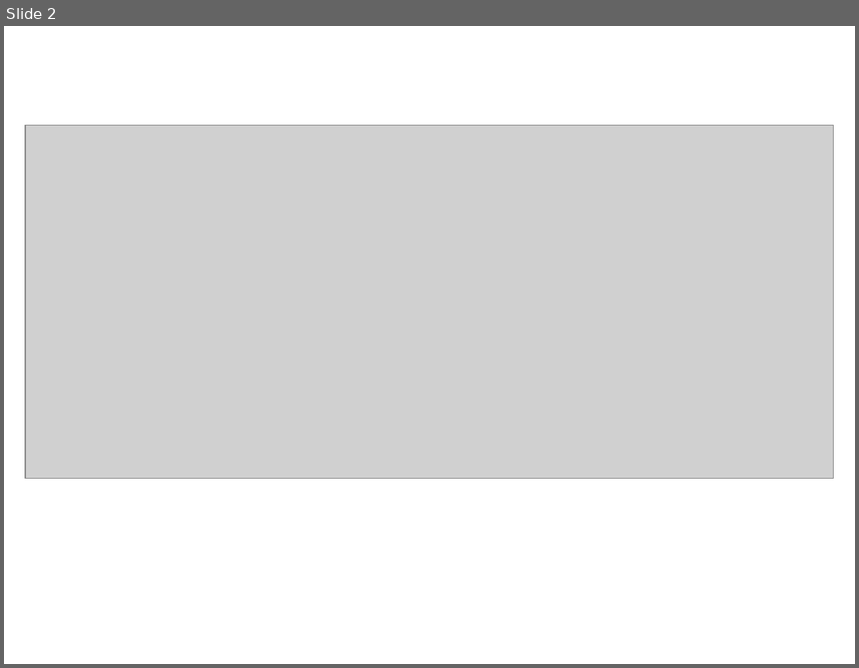
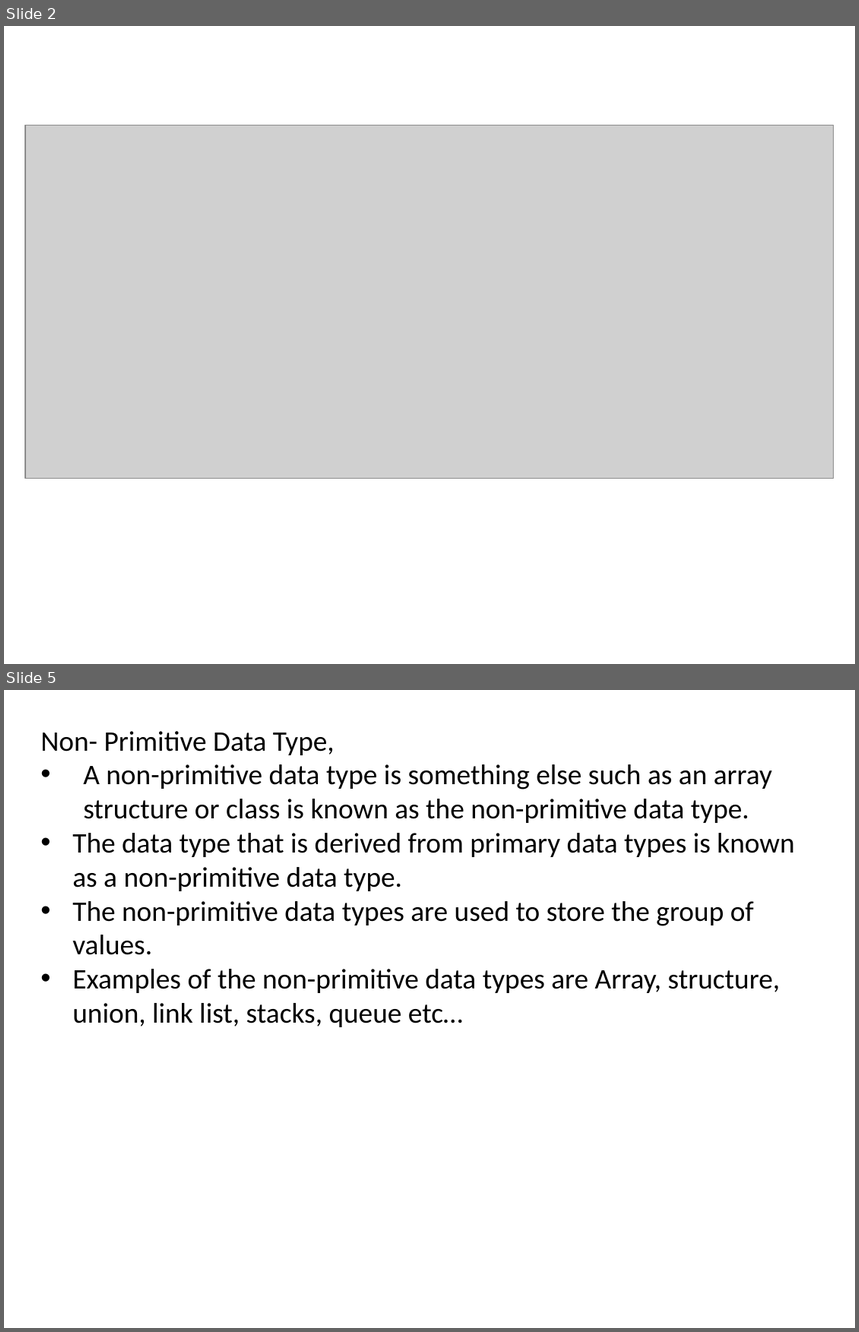
Before and after one commit to Patwaris/DotNetFullStack, a slide deck: Dotnet_framework.pptx. Shown one above the other, each under a label of ours: slide 2 before the commit, slides 2 and 5 after it; the slides between them are not shown. The pictures are 859x668 and 859x1332 pixels, drawn with LibreOffice and Linux fonts; fonts in the diff are those of the drawing; grey boxes stand for pictures. Boxes give left, top, right and bottom in pixels: in the first picture for what was removed or moved away, otherwise in the second. Text is boxed around its words. In the diff, an @@ line names an element or a change of style, - is before the commit and + after.

```diff
--- a/Dotnet_framework.pptx
+++ b/Dotnet_framework.pptx
@@ slide 5 added at <box>4,690,855,1328</box>, background #FFFFFF @@
@@ text added at <box>40,731,794,1027</box>, 24 pt, text #000000 @@
+Non- Primitive Data Type,
+• A non-primitive data type is something else such as an array structure or class is known as the non-primitive data type.
+• The data type that is derived from primary data types is known as a non-primitive data type.
+• The non-primitive data types are used to store the group of values.
+• Examples of the non-primitive data types are Array, structure, union, link list, stacks, queue etc…
```
Also in this commit, not shown: 2 other slides added.
